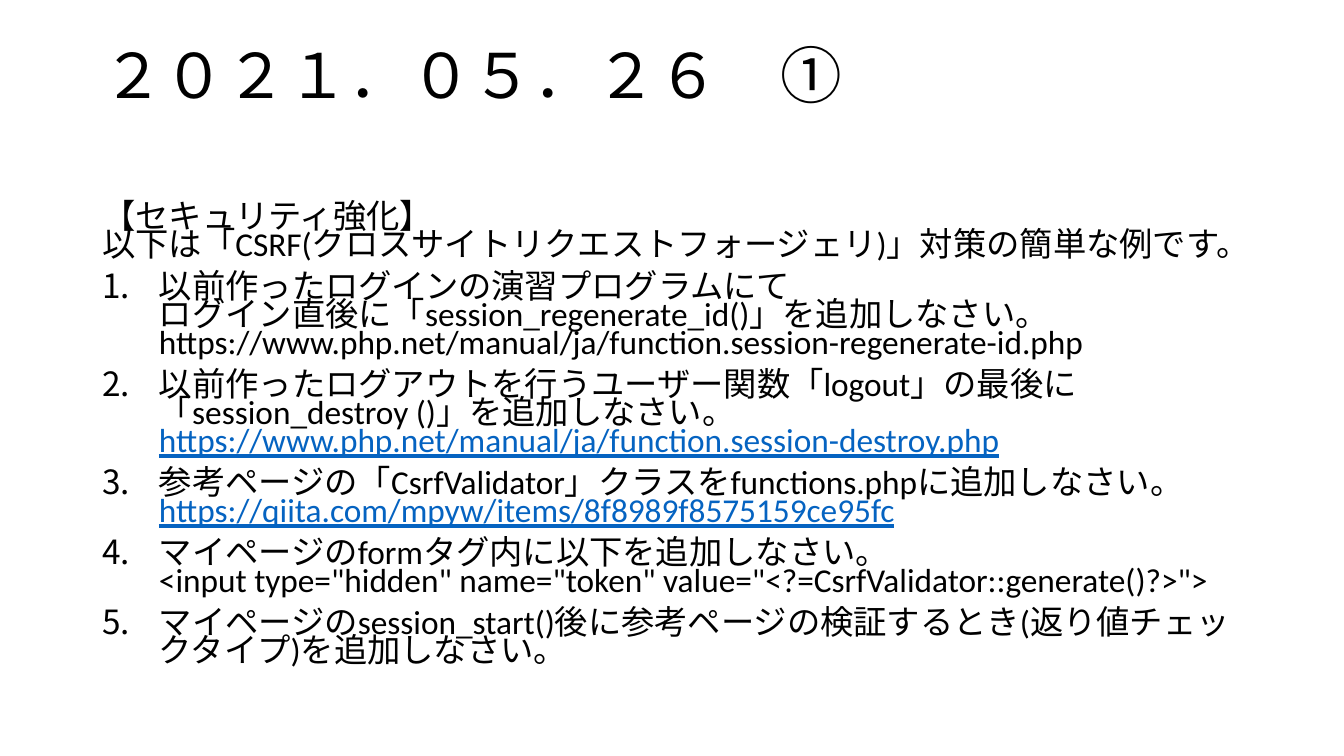
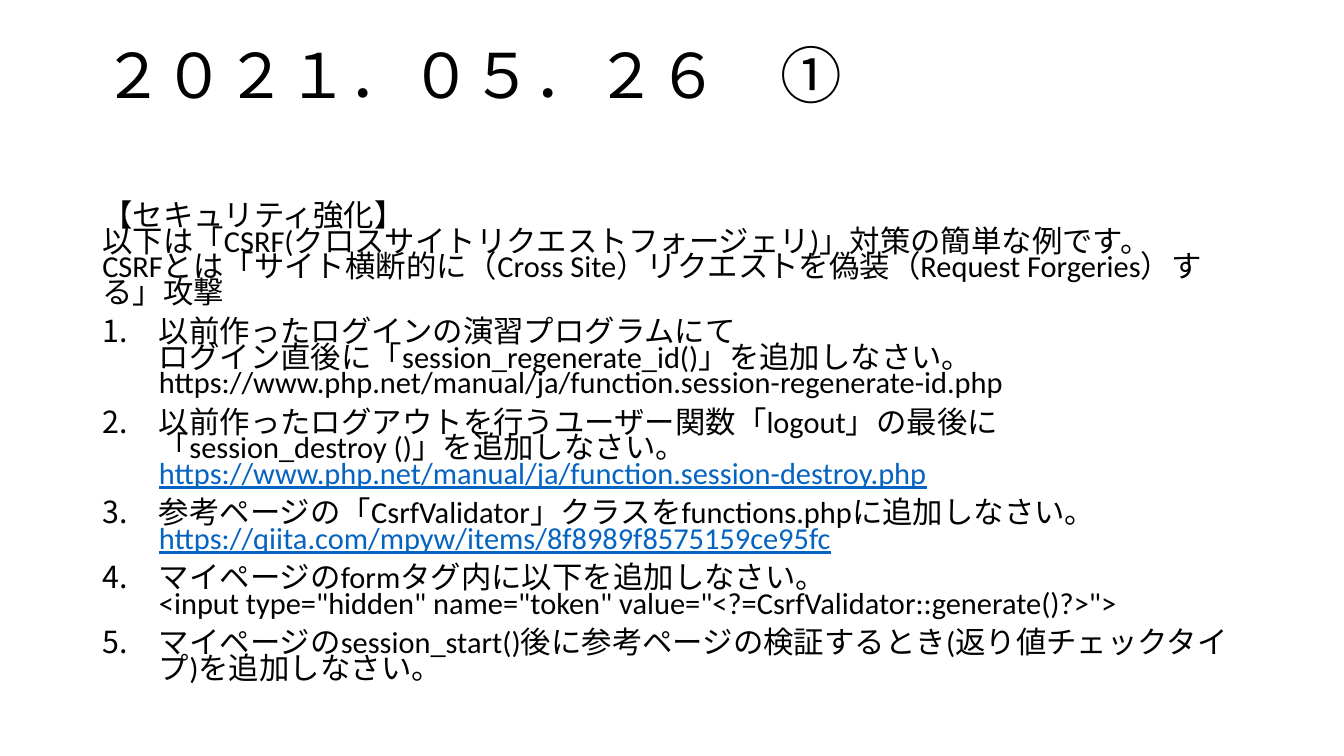
Before and after one commit to sss-sr2021/practice, a slide deck: slide 2 of おさらい演習20210526.pptx. Drawn at 1344x756 pixels with LibreOffice and Linux fonts; fonts in the diff are those of the drawing. Boxes give left, top, right and bottom in pixels: in the first picture for what was removed or moved away, otherwise in the second. Text is boxed around its words. In the diff, an @@ line names an element or a change of style, - is before the commit and + after.

Commit message:
おさらい演習

```diff
--- a/おさらい演習20210526.pptx
+++ b/おさらい演習20210526.pptx
@@ text at bbox=[102, 200, 1201, 306]: text changed; size 23.8 to 21.7 pt @@
-【セキュリティ強化】
-以下は「CSRF(クロスサイトリクエストフォージェリ)」対策の簡単な例です。
+【セキュリティ強化】
+以下は「CSRF(クロスサイトリクエストフォージェリ)」対策の簡単な例です。
+CSRFとは「サイト横断的に（Cross Site）リクエストを偽装（Request Forgeries）する」攻撃
@@ text at bbox=[159, 316, 1228, 683]: size 23.8 to 21.7 pt in "以前作ったログインの演習プログラムにて ログイン直後に「session_regenerate_id()」を追加しなさい。 ...", "以前作ったログアウトを行うユーザー関数「logout」の最後に「session_destroy ()」を追加しなさい。  ...", "参考ページの「CsrfValidator」クラスをfunctions.phpに追加しなさい。 https://qiita ...", "マイページのformタグ内に以下を追加しなさい。 <input type="hidden" name="token" v ..." and 1 more places @@
```
Also in this commit, not shown: 1 slide added, 1 other file.
